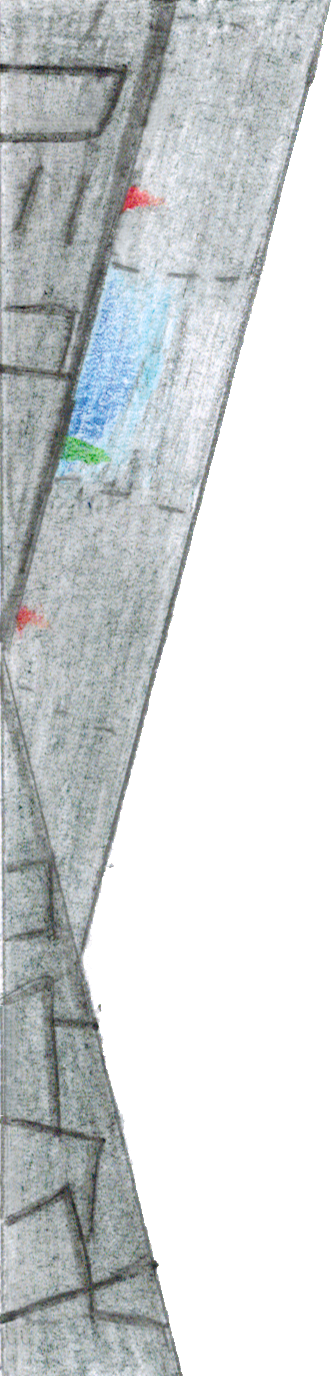
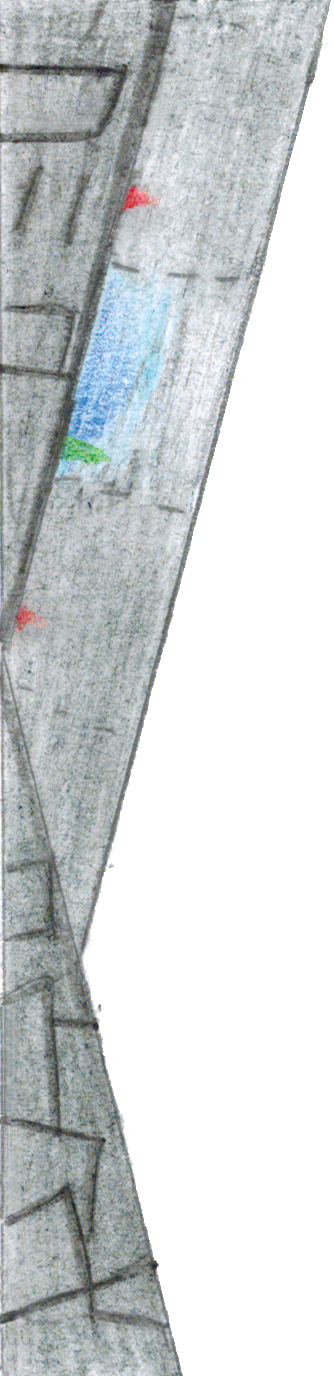
Layer changes from the first 334 x 1376 image to the second:
added layer "green light" above "lower red light" over bbox(61, 436, 113, 465)
added layer "lower red light" above "upper red light copy" over bbox(15, 605, 48, 634)
added layer "upper red light copy" above "main station" over bbox(123, 184, 164, 213)
renamed "Pasted Layer" to "main station", painted on it over bbox(14, 180, 177, 652)
